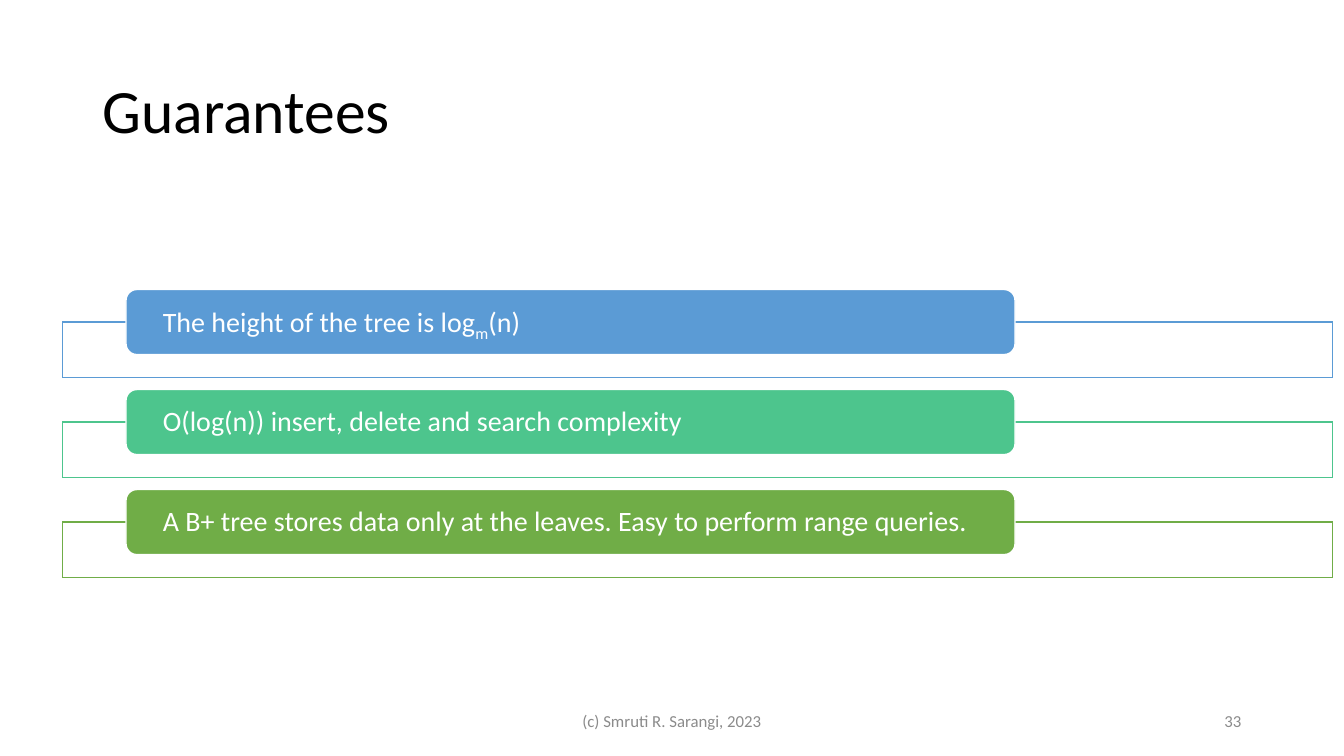
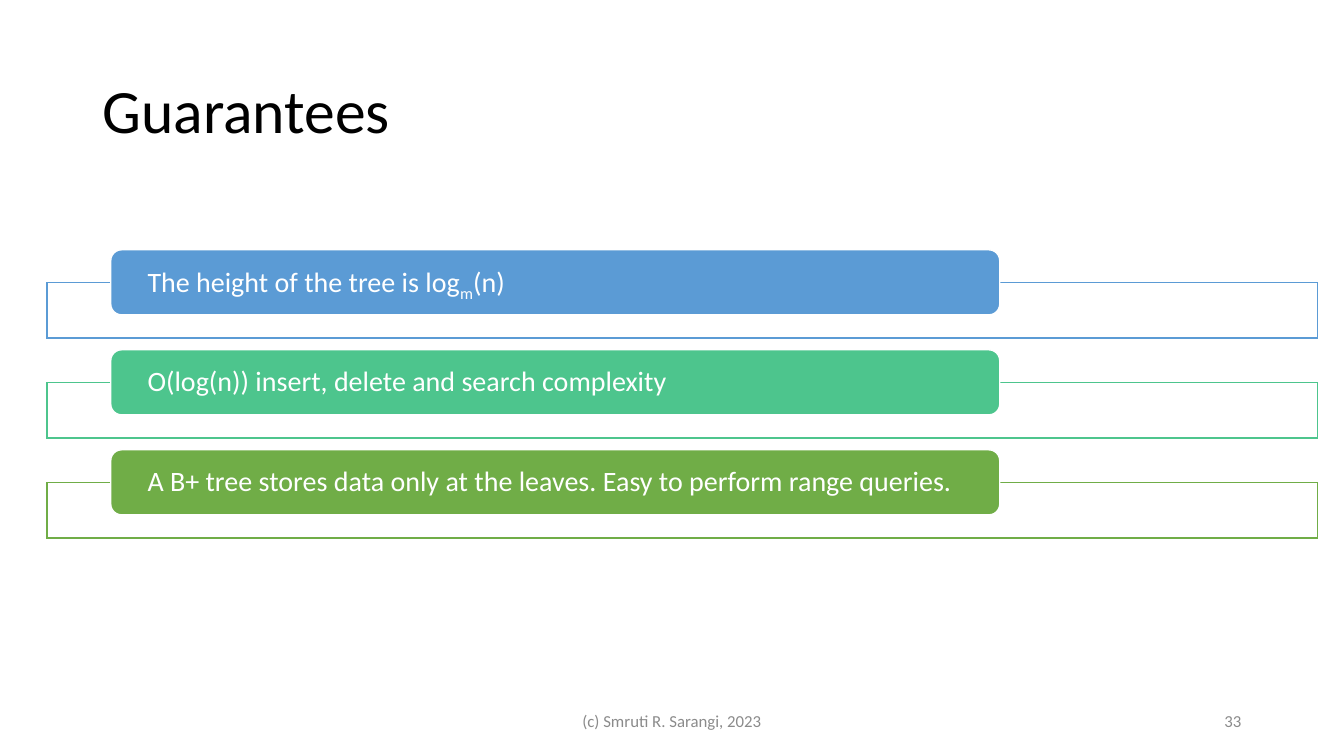
Before and after one commit to srsarangi/srsarangi.github.io, a slide deck: slide 33 of osbook/slides/3.processes.pptx. Drawn at 1344x756 pixels with LibreOffice and Linux fonts; fonts in the diff are those of the drawing. Boxes give left, top, right and bottom in pixels: in the first picture for what was removed or moved away, otherwise in the second. Text is boxed around its words. In the diff, an @@ line names an element or a change of style, - is before the commit and + after.

```diff
--- a/osbook/slides/3.processes.pptx
+++ b/osbook/slides/3.processes.pptx
@@ 3 texts, 3 rounded rectangles, 3 rectangles: place and size @@
-3 texts, 3 rounded rectangles, 3 rectangles at (63,289,1333,578)
+3 texts, 3 rounded rectangles, 3 rectangles at (47,250,1318,538)
```
Also in this commit, not shown: 2 other slides changed, 5 other files.
